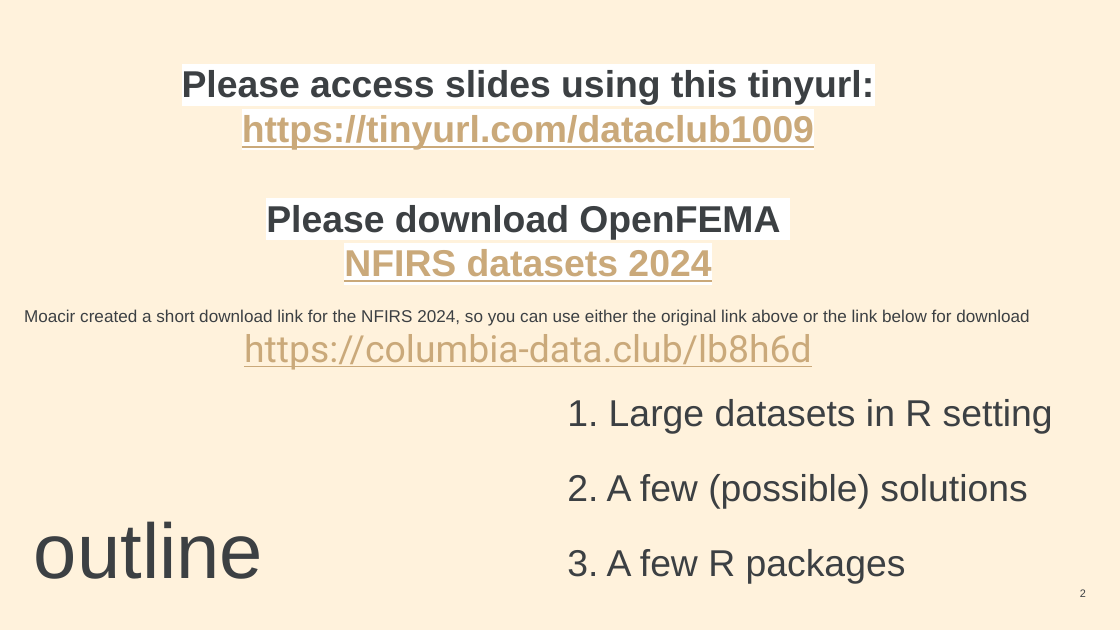
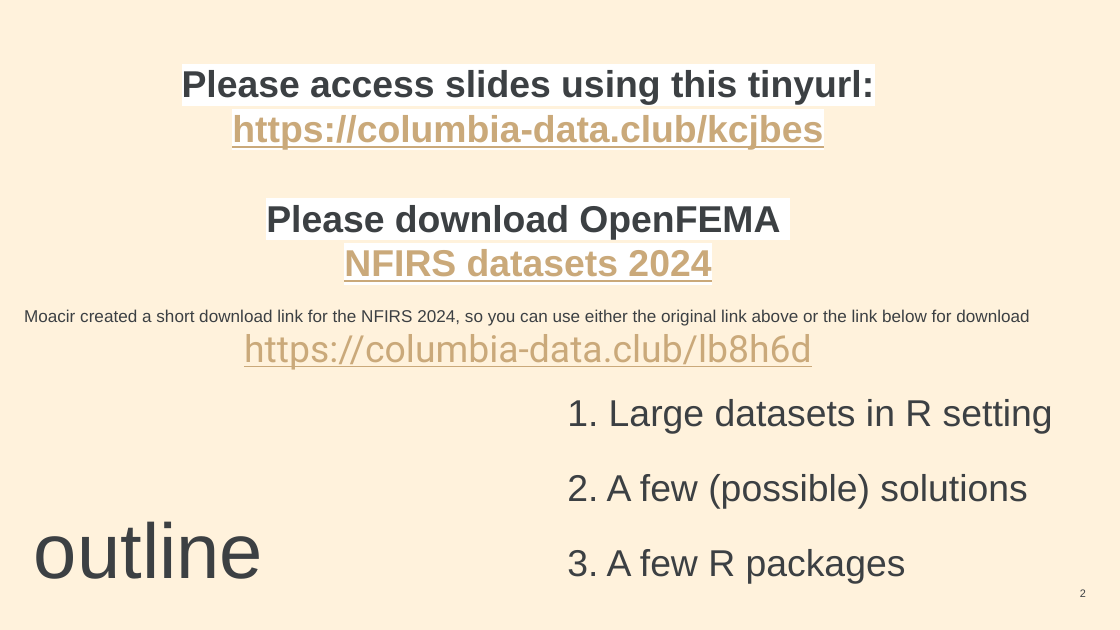
Before and after one commit to columbia-data-club/meetings, a slide deck: slide 2 of 2025/october_9_working_with_large_datasets/Working with Large Datasets in R.pptx. Drawn at 1120x630 pixels with LibreOffice and Linux fonts; fonts in the diff are those of the drawing. Boxes give left, top, right and bottom in pixels: in the first picture for what was removed or moved away, otherwise in the second. Text is boxed around its words. In the diff, an @@ line names an element or a change of style, - is before the commit and + after.

```diff
--- a/2025/october_9_working_with_large_datasets/Working with Large Datasets in R.pptx
+++ b/2025/october_9_working_with_large_datasets/Working with Large Datasets in R.pptx
@@ text at [232,115,823,150]: text changed @@
-https://tinyurl.com/dataclub1009
+https://columbia-data.club/kcjbes
```
Also in this commit, not shown: 1 other slide changed, 1 other file.
